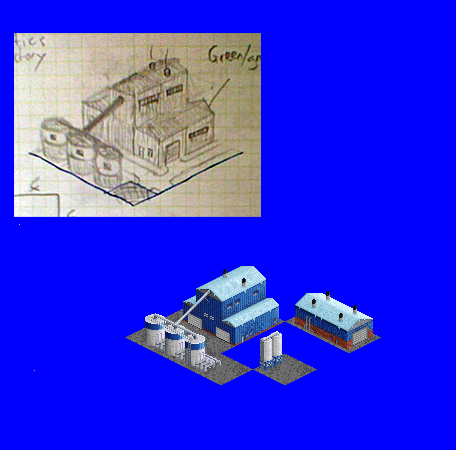
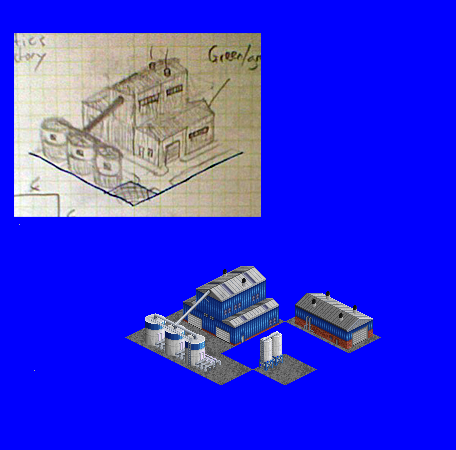
Before/after of a (456, 450) layered artwork. What changed in the layer stack:
hid "snow" (1st of 2, in "main building") over [183, 266, 279, 328]
painted on "building shaded" over [161, 280, 279, 345]
hid "snow" (2nd of 2, in "warehouse") over [295, 293, 373, 331]
painted on "warehouse" (2nd of 2, in "warehouse") over [295, 307, 373, 341]
